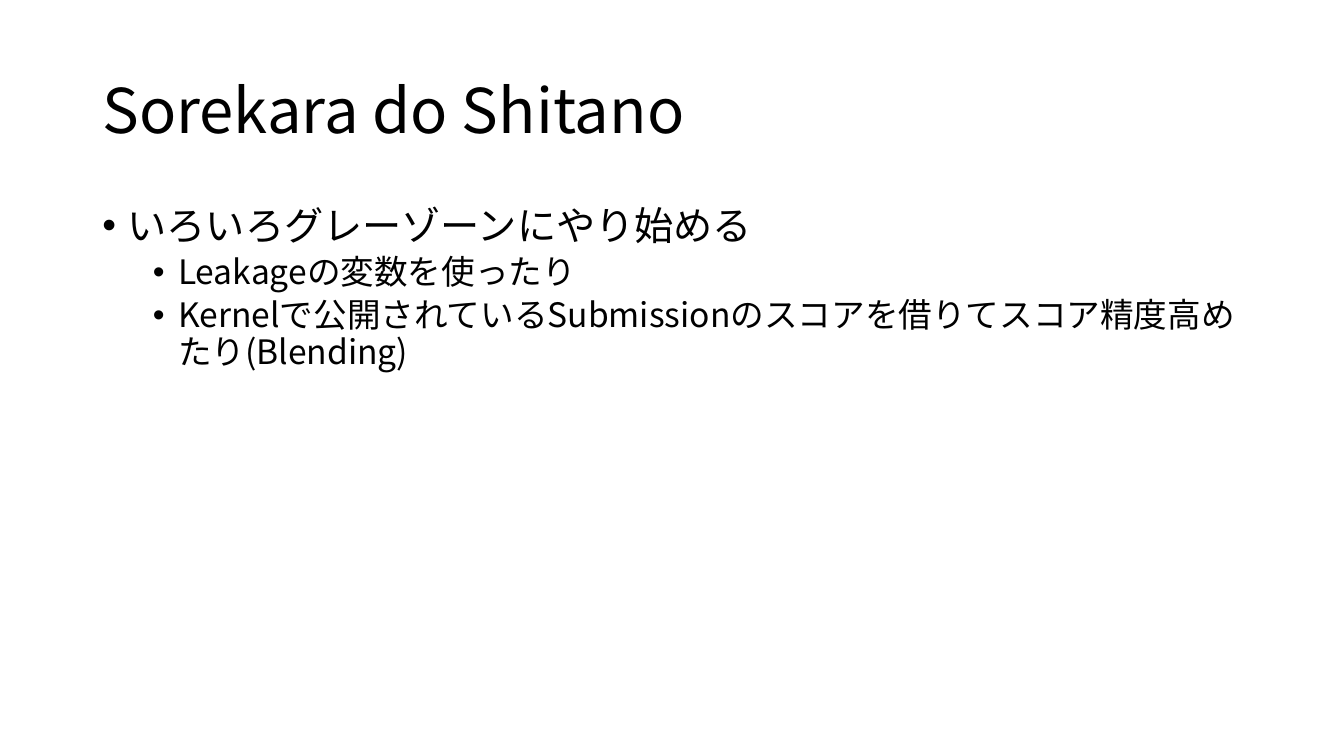
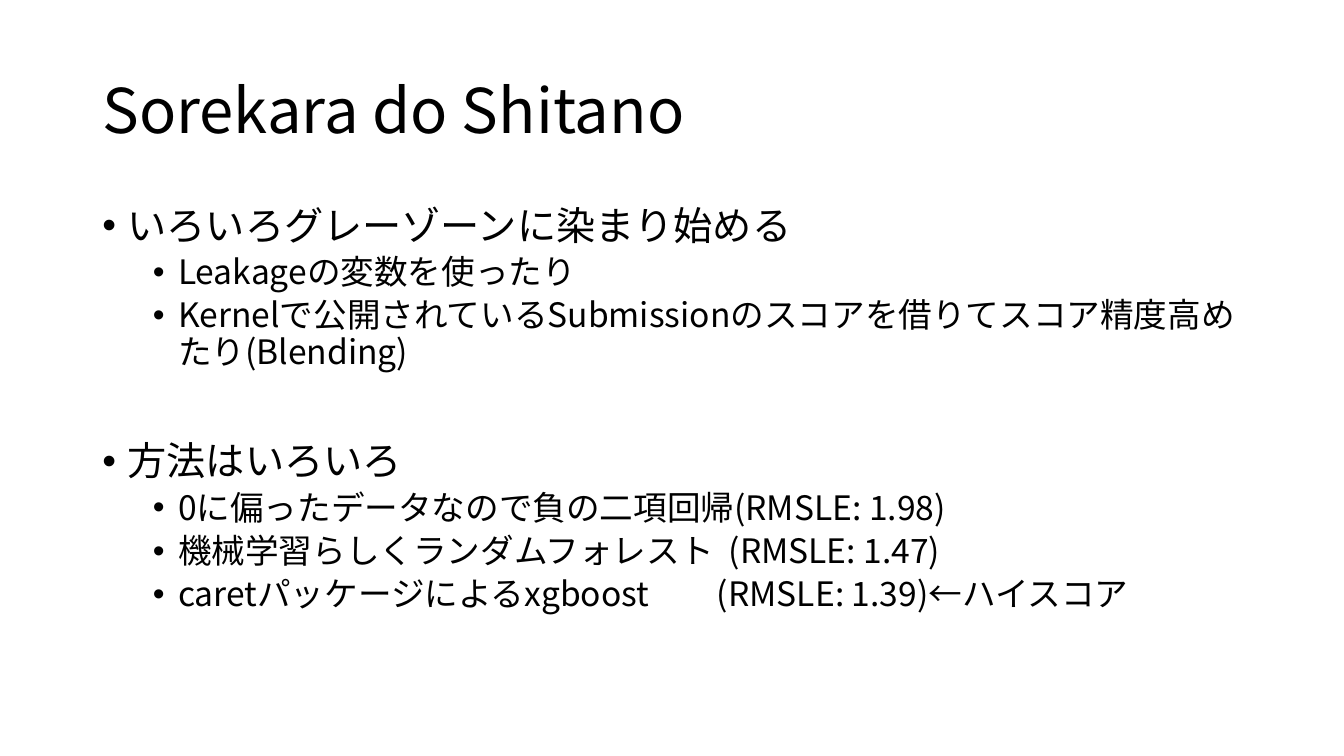
Before and after one commit to 8-u8/Kaggle, a slide deck: slide 18 of Santander/output/caretパッケージを使ったXGBoostのformula型.pptx (slide 16 before the commit). Drawn at 1344x756 pixels with LibreOffice and Linux fonts; fonts in the diff are those of the drawing. Boxes give left, top, right and bottom in pixels: in the first picture for what was removed or moved away, otherwise in the second. Text is boxed around its words. In the diff, an @@ line names an element or a change of style, - is before the commit and + after.

```diff
--- a/Santander/output/caretパッケージを使ったXGBoostのformula型.pptx
+++ b/Santander/output/caretパッケージを使ったXGBoostのformula型.pptx
@@ text at <box>128,206,792,244</box>: text changed @@
-• いろいろグレーゾーンにやり始める
+• いろいろグレーゾーンに染まり始める
@@ text at <box>128,442,1129,615</box>: paragraphs added @@
+• 方法はいろいろ
+  • 0に偏ったデータなので負の二項回帰(RMSLE: 1.98)
+  • 機械学習らしくランダムフォレスト (RMSLE: 1.47)
+  • caretパッケージによるxgboost (RMSLE: 1.39)←ハイスコア
```
Also in this commit, not shown: 7 other slides changed, 8 slides added, 1 slide removed, 3 other files.
